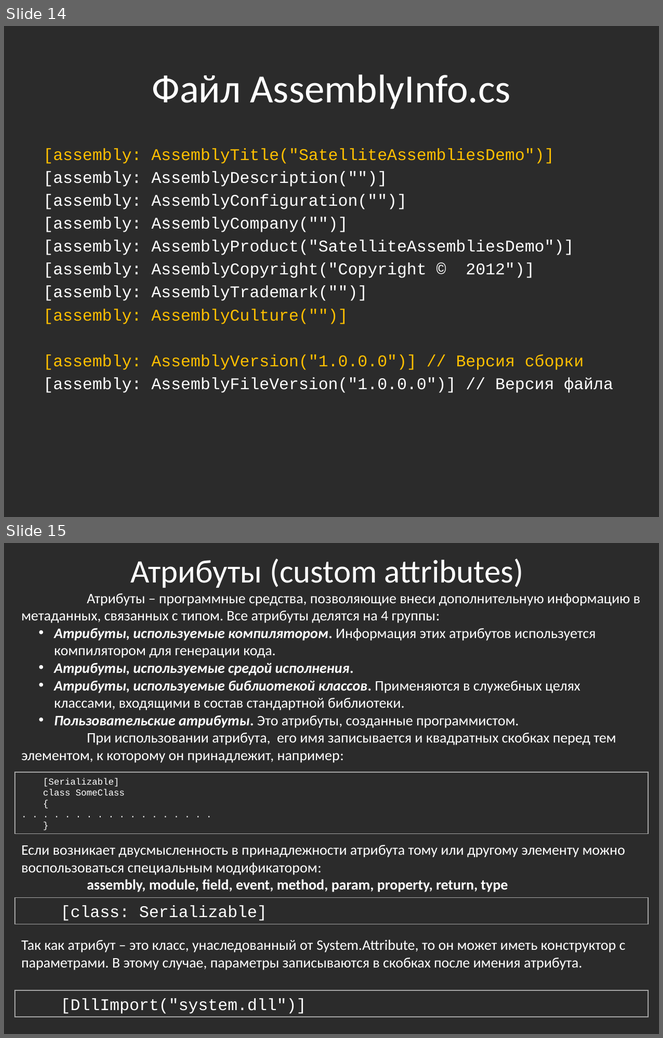
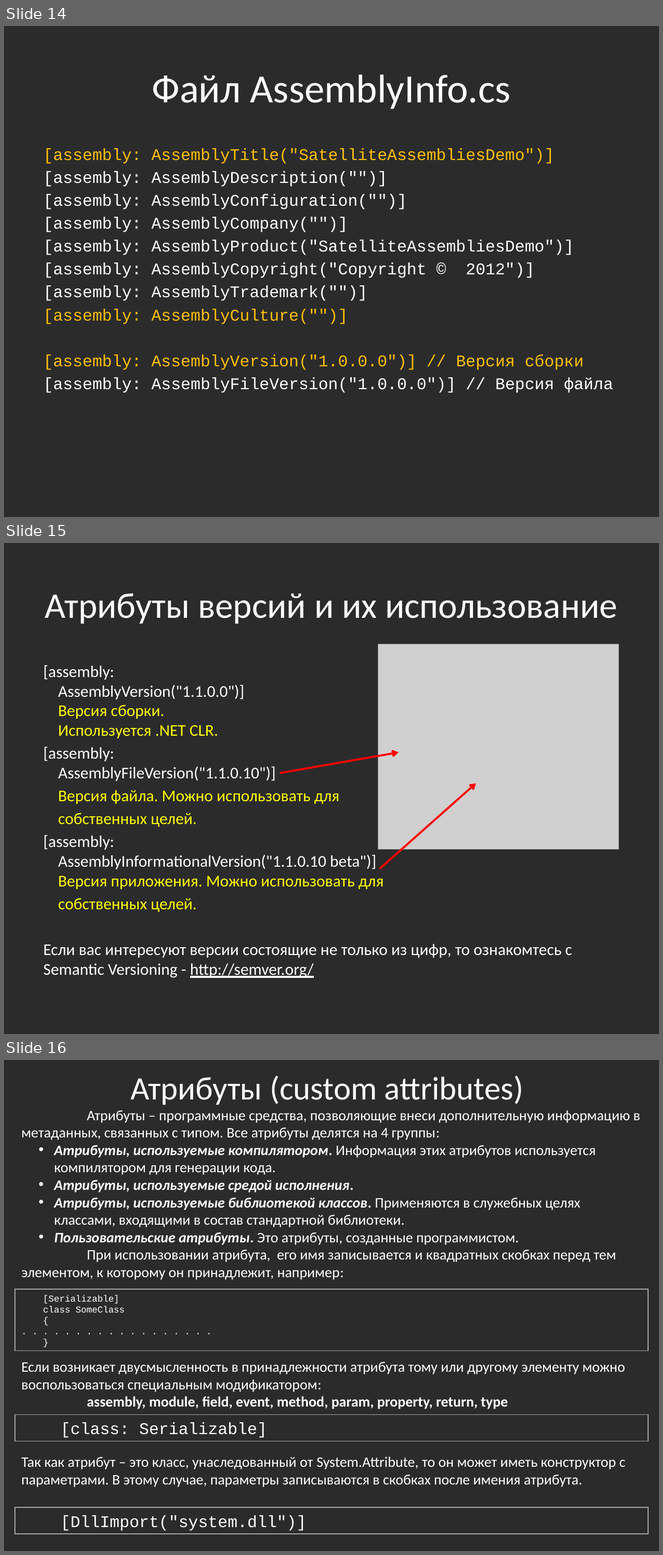
Before and after one commit to bazile/Training, a slide deck: Presentation/lesson-07-reflection.pptx. Shown one above the other, each under a label of ours: slides 14 and 15 before the commit, slides 14, 15 and 16 after it. The pictures are 663x1038 and 663x1555 pixels, drawn with LibreOffice and Linux fonts; fonts in the diff are those of the drawing; grey boxes stand for pictures; background and template pictures are left out; a plain dark background stands for a picture behind light text. Boxes give left, top, right and bottom in pixels: in the first picture for what was removed or moved away, otherwise in the second. Text is boxed around its words. In the diff, an @@ line names an element or a change of style, - is before the commit and + after.

```diff
--- a/Presentation/lesson-07-reflection.pptx
+++ b/Presentation/lesson-07-reflection.pptx
@@ slide 15 added at (4, 543, 659, 1034), background picture (left out) @@
@@ title added at (45, 593, 618, 624), 39.6 pt, text #FFFFFF @@
+Атрибуты версий и их использование
@@ picture added at (378, 644, 619, 850) @@
@@ text added at (44, 665, 572, 978), 18 pt, text #FFFFFF @@
+[assembly:
+AssemblyVersion("1.1.0.0")]
+Версия сборки.
+Используется .NET CLR.
+[assembly:
+AssemblyFileVersion("1.1.0.10")]
+Версия файла. Можно использовать для
+собственных целей.
+[assembly:
+AssemblyInformationalVersion("1.1.0.10 beta")]
+Версия приложения. Можно использовать для
+собственных целей.
+Если вас интересуют версии состоящие не только из цифр, то ознакомтесь с Semantic Versioning - http://semver.org/
@@ arrow added from (280, 773) to (399, 753), #FF0000 2.25 pt @@
@@ arrow added from (380, 869) to (476, 783), #FF0000 2.25 pt @@
@@ what was slide 15 is now slide 16 @@
```
Also in this commit, not shown: 5 other files.
